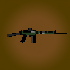
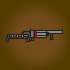
Layered file, before and after one edit (70 × 70). Changes by layer:
added layer "Layer 8" above "Layer 7" over [6, 29, 63, 42]
hid "Layer 5" over [7, 28, 67, 43]
